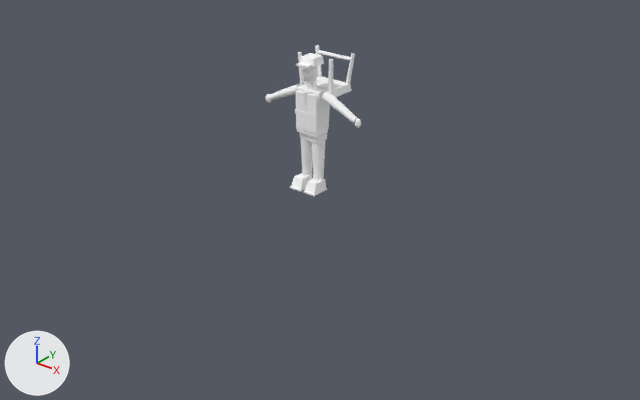
The Blender file ArtSource/Pedestrians/Blender/ChairCarrierPedestrian3D.blend as it was, and as the next commit left it.
Both versions are drawn from a 50 mm camera at (6.62, -8.13, 4.88) aimed at (0.19, -0.09, -0.11). Every picture has the same lights, and +X, +Y and +Z are marked at lower left. The older version comes first.

The older version as bpy lines, for what is in view:
```python
me_geo_torso_mesh = bpy.data.meshes.new('GEO_Torso_Mesh')
me_geo_torso_mesh.from_pydata(...)  # 8 vertices, 6 faces; spans x -0.18..0.18, y -0.106..0.105, z -0.335..0.215
me_geo_torso_mesh.materials.append(mat_mat_player3dlit)
ob_geo_torso = bpy.data.objects.new('GEO_Torso', me_geo_torso_mesh)
ob_geo_torso.location = (0.0, 0.0, 1.12)
_m = ob_geo_torso.modifiers.new('Triangulate', 'TRIANGULATE')
_m.quad_method = 'FIXED'
_m.ngon_method = 'CLIP'
```
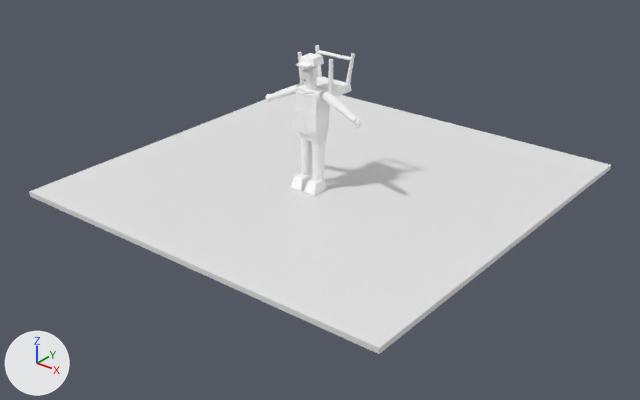
Pixel boxes [x1, y1, x2, y2] of what changed, in the pictures (640 x 400 px):
'PreviewGround', added
    after: [29, 94, 611, 354]

The edits, one by one:
Material 'MAT_PreviewGround' (mat_mat_previewground) is new.
Its base color is (0.8, 0.8, 0.8) (white #e7e7e7).
Mesh me_previewground_mesh is new.
It is a box spanning x -2.75..2.75, y -2.4..3.1, z -0.07..0.0.
It uses material mat_mat_previewground (white #e7e7e7).
Object 'PreviewGround' (ob_previewground) is new; it shows me_previewground_mesh.
Its location is (0.0, 0.0, 0.0).
